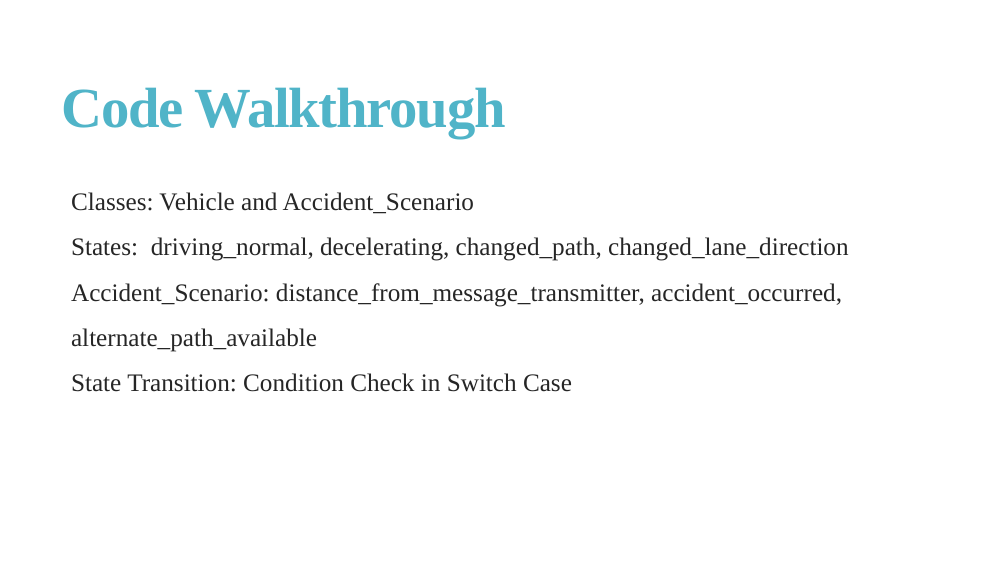
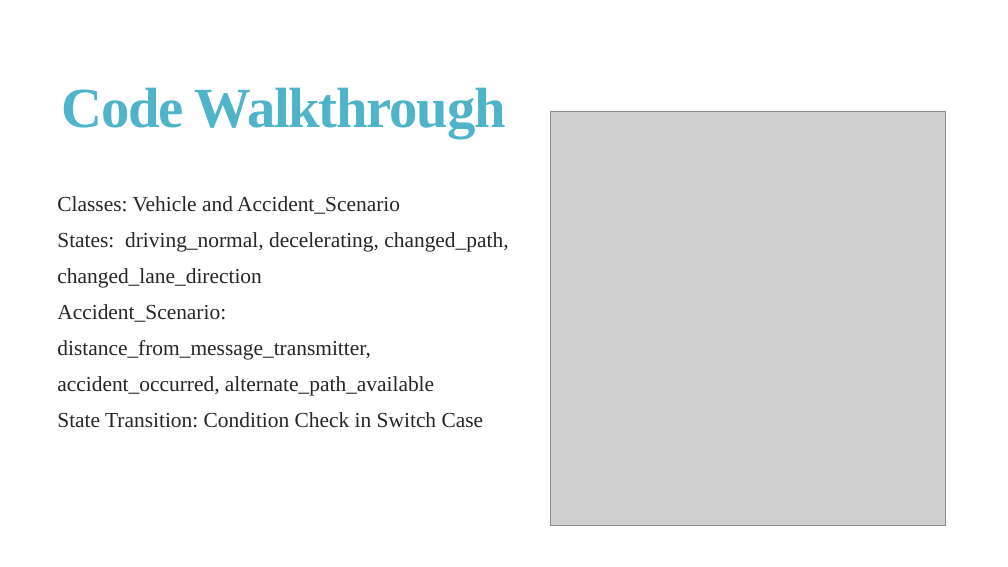
Before and after one commit to VibhaHippargi/ESE_SmartCity, a slide deck: slide 11 of Project_PPT.pptx. Drawn at 1008x567 pixels with LibreOffice and Linux fonts; fonts in the diff are those of the drawing; grey boxes stand for pictures. Boxes give left, top, right and bottom in pixels: in the first picture for what was removed or moved away, otherwise in the second. Text is boxed around its words. In the diff, an @@ line names an element or a change of style, - is before the commit and + after.

```diff
--- a/Project_PPT.pptx
+++ b/Project_PPT.pptx
@@ picture added at [551, 111, 945, 526] @@
@@ text "Classes: Vehicle and Accident_Scenario States: ...": place and size @@
-text "Classes: Vehicle and Accident_Scenario States: ..." at [71, 192, 849, 392]
+text "Classes: Vehicle and Accident_Scenario States: ..." at [57, 196, 508, 428]
@@ text "Classes: Vehicle and Accident_Scenario States: ..." at [57, 196, 508, 428]: size 24 to 20.4 pt; line spacing 1.5 to 1.4 @@
```
Also in this commit, not shown: 2 other slides changed, 2 slides added.
